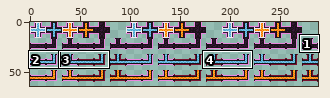
Sprite sheet, stored at assets/tileset.png. The first picture is a wide view before the edit; the outline marks the close-up.
Close-up. As it was:
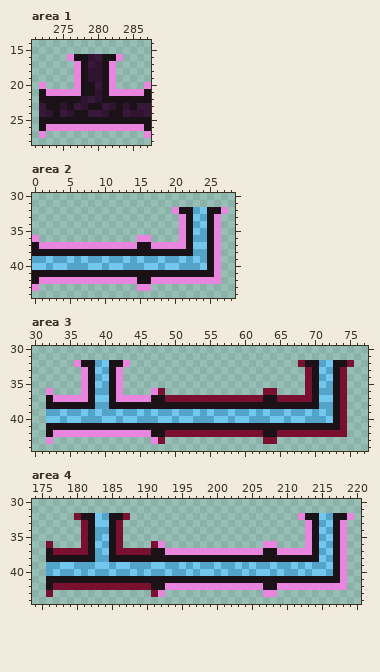
The file is 288x64 pixels. Shown: area 1: x 271..287, y 14..28; area 2: x 0..28, y 30..44; area 3: x 30..77, y 30..44; area 4: x 174..220, y 30..44. The commit also changed other parts of the picture, which this record leaves out.
The result:
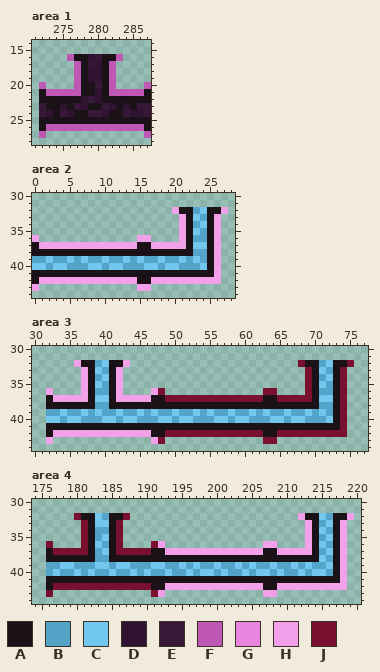
Palette (. is transparent): A #1b1218  B #53a4c8  C #71c7ed  D #2f1330  E #381839  F #bf58b4  G #e985de  H #f2a0e9  J #791030
The exact change:
Area 1:
Colour G gives way to colour F in row 16 at x 276 and 283; in rows 17 to 19 at x 277 and 282; in row 20 at x 272, 277, 282 and 287; in row 21 at x 273 to 277 and 282 to 286; in row 26 at x 273 to 286; in row 27 at x 272 and 287.
Area 2:
Colour G gives way to colour H in row 32 at x 20 and 27; in rows 33 to 35 at x 21 and 26; in row 36 at x 0, 15 to 16, 21 and 26; in row 37 at x 1 to 14, 17 to 21 and 26; in rows 38 to 41 at x 26; in row 42 at x 1 to 14 and 17 to 26.
Colour G gives way to colour H in row 43 at x 0 and 15 to 16.
Area 3:
Colour G gives way to colour H in row 32 at x 36 and 43; in rows 33 to 35 at x 37 and 42; in row 36 at x 32, 37, 42 and 47; in row 37 at x 33 to 37 and 42 to 46; in row 42 at x 33 to 46; in row 43 at x 32 and 47.
Area 4:
Colour G gives way to colour H in row 32 at x 212 and 219; in rows 33 to 35 at x 213 and 218; in row 36 at x 192, 207 to 208, 213 and 218; in row 37 at x 193 to 206, 209 to 213 and 218; in rows 38 to 41 at x 218; in row 42 at x 193 to 206 and 209 to 218.
Colour G gives way to colour H in row 43 at x 192 and 207 to 208.
Changed places in both close-ups, as pixel boxes (x1, y1, x2, y2):
changed: (39, 54, 151, 96)
changed: (39, 124, 151, 138)
changed: (32, 207, 228, 291)
changed: (46, 360, 88, 402)
changed: (116, 360, 158, 402)
changed: (46, 430, 158, 444)
changed: (158, 513, 354, 597)
